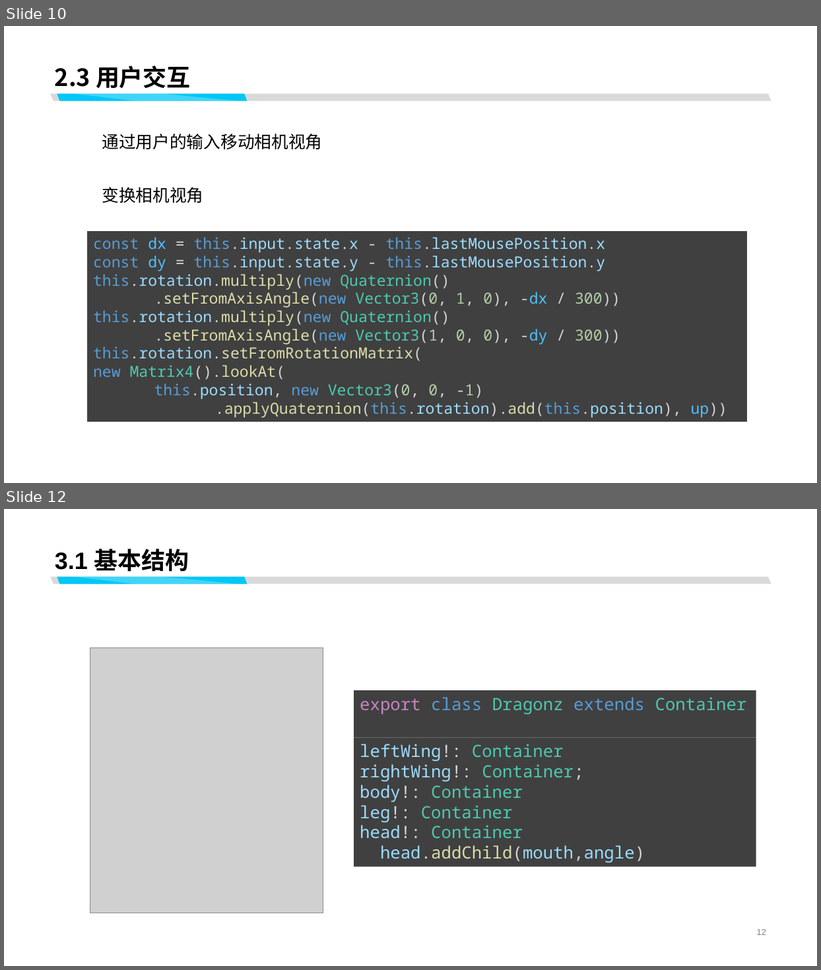
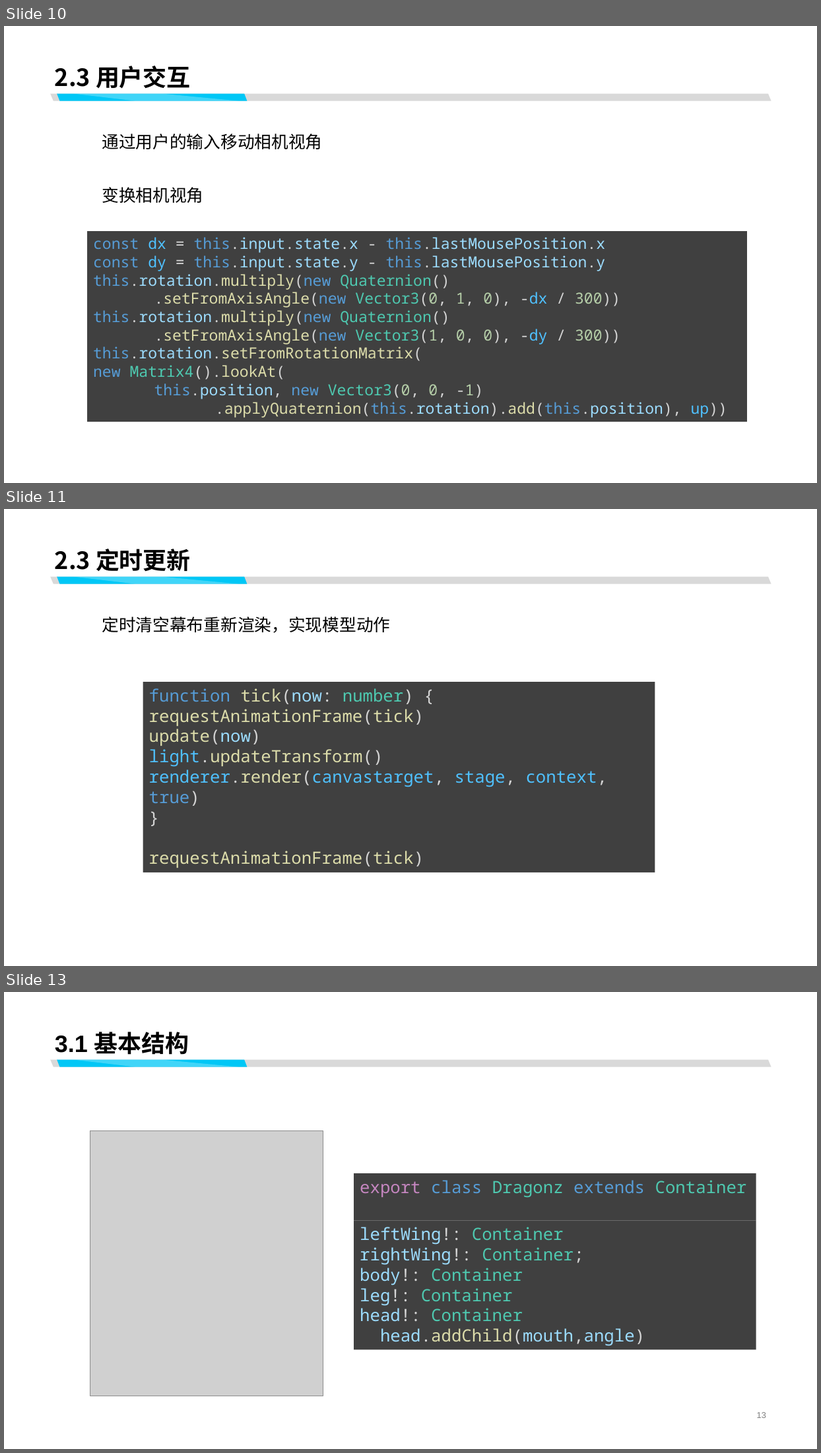
Before and after one commit to R-shrug/webglHomeWork, a slide deck: backend/计算机图形学实验二.pptx. Shown one above the other, each under a label of ours: slides 10 and 12 before the commit, slides 10, 11 and 13 after it; the slides between them are not shown. The pictures are 821x970 and 821x1453 pixels, drawn with LibreOffice and Linux fonts; fonts in the diff are those of the drawing; grey boxes stand for pictures. Boxes give left, top, right and bottom in pixels: in the first picture for what was removed or moved away, otherwise in the second. Text is boxed around its words. In the diff, an @@ line names an element or a change of style, - is before the commit and + after.

Commit message:
ppt

```diff
--- a/backend/计算机图形学实验二.pptx
+++ b/backend/计算机图形学实验二.pptx
@@ slide 11 added at box(4, 509, 817, 966), background #FFFFFF; not listed: 3 template elements that a slide beside it also shows @@
@@ title added at box(55, 549, 191, 571), 28 pt, text #000000, bold @@
+2.3 定时更新
@@ text added at box(102, 617, 390, 633), 20 pt, text #000000 @@
+定时清空幕布重新渲染，实现模型动作
@@ rectangle added at box(143, 682, 655, 873), fill #404040, 20 pt, text #DCDCAA @@
+function tick(now: number) {
+requestAnimationFrame(tick)
+update(now)
+light.updateTransform()
+renderer.render(canvastarget, stage, context, true)
+}
+requestAnimationFrame(tick)
@@ what was slide 12 is now slide 13 @@
```
